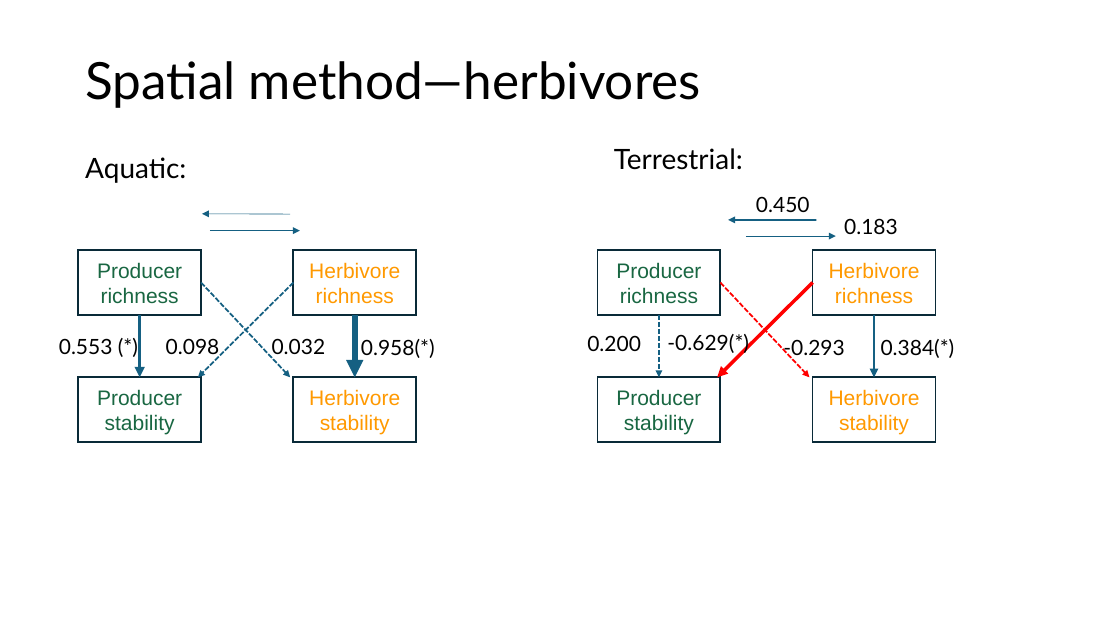
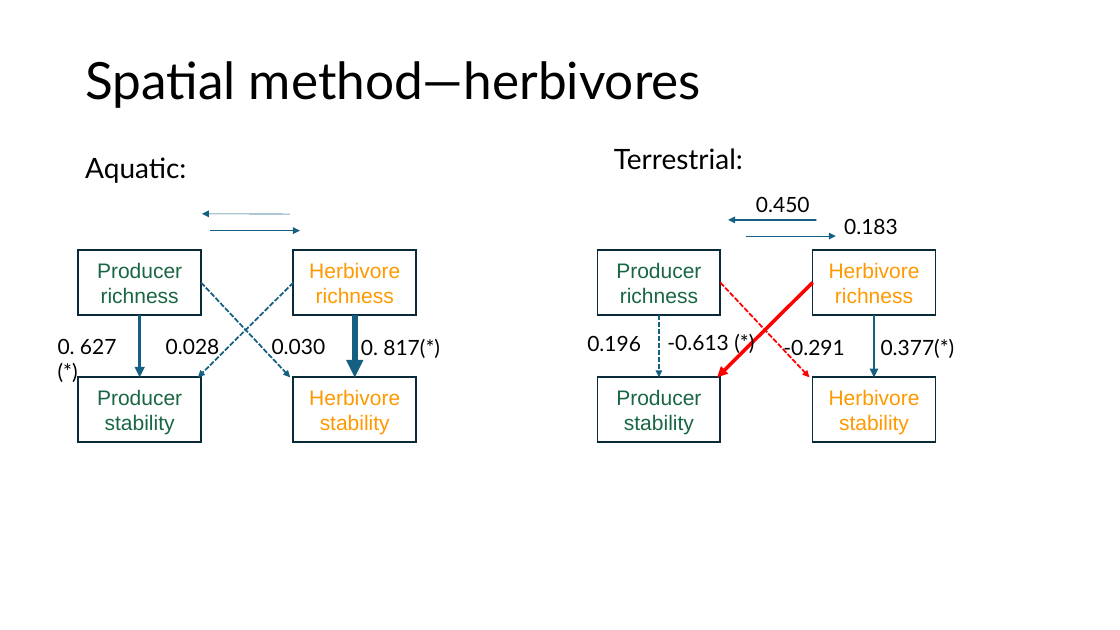
Before and after one commit to lter/ssecr-diversity-stability, a slide deck: slide 20 of DS_relationships.pptx. Drawn at 1120x630 pixels with LibreOffice and Linux fonts; fonts in the diff are those of the drawing. Boxes give left, top, right and bottom in pixels: in the first picture for what was removed or moved away, otherwise in the second. Text is boxed around its words. In the diff, an @@ line names an element or a change of style, - is before the commit and + after.

Commit message:
milestone of spatial-temporal methods

```diff
--- a/DS_relationships.pptx
+++ b/DS_relationships.pptx
@@ text at bbox=[58, 338, 117, 354]: text changed @@
-0.553 (*)
+0. 627 (*)
@@ text at bbox=[166, 338, 220, 359]: text changed @@
-0.098
+0.028
@@ text at bbox=[272, 338, 326, 359]: text changed @@
-0.032
+0.030
@@ text at bbox=[361, 339, 440, 358]: text changed @@
-0.958(*)
+0. 817(*)
@@ text at bbox=[587, 335, 641, 351]: text changed @@
-0.200
+0.196
@@ text at bbox=[667, 334, 728, 350]: text changed @@
--0.629(*)
+-0.613 (*)
@@ text at bbox=[783, 339, 844, 359]: text changed @@
--0.293
+-0.291
@@ text at bbox=[881, 339, 955, 358]: text changed @@
-0.384(*)
+0.377(*)
```
Also in this commit, not shown: 2 other slides changed, 1 slide added, 5 other files.
